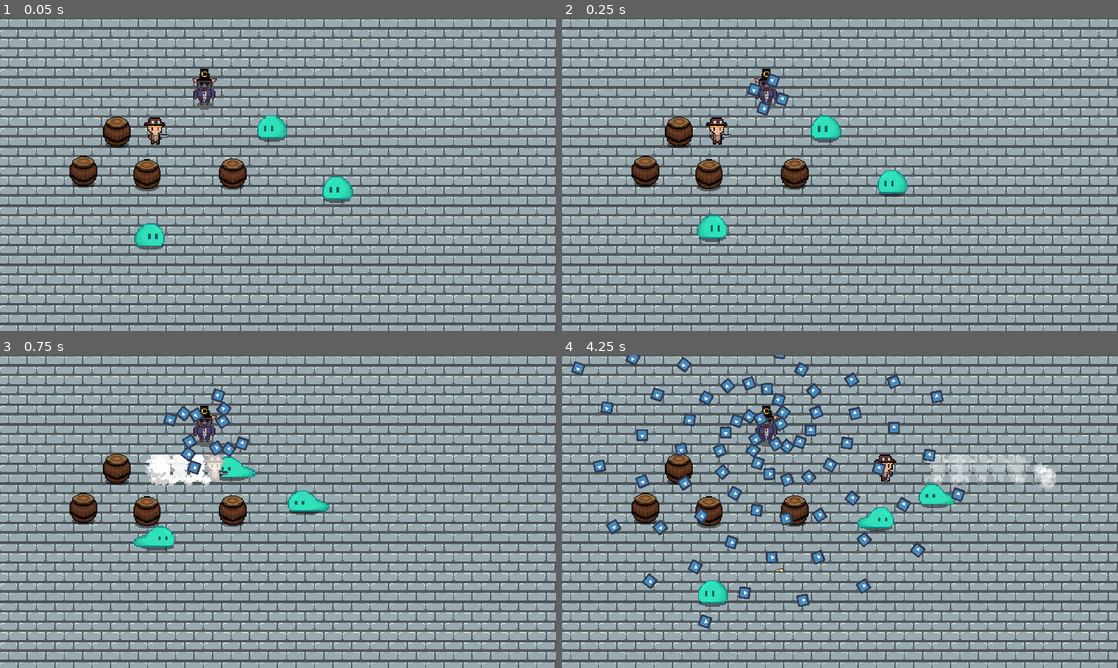
Above: before the commit, frames 1-4 (two rows, left to right).
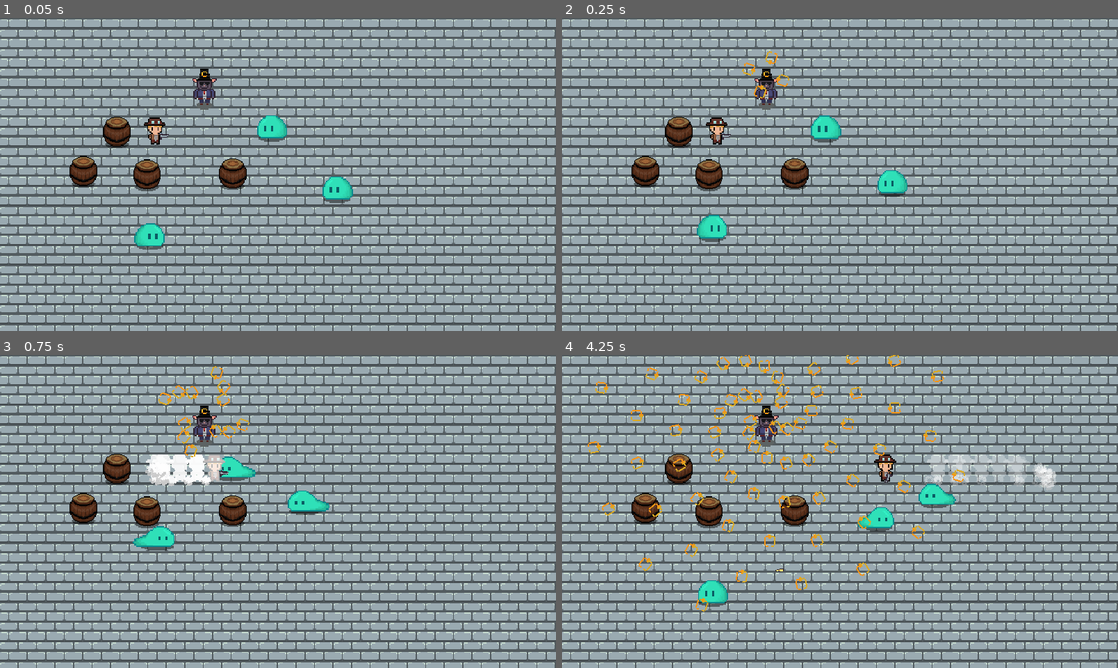
Above: after the commit, the same moments.

Repository: WAIWAI-PARTY/Life-after-people
Game: Godot game, scene res://World.tscn
Same seed, same stepped clock (60 frames per second), same inputs: the game is played once before the commit and once after it. The engine's default icon, where the game draws it, is replaced by a stand-in: a white triangle on a blue panel in a dark square.
Inputs (mouse positions are in pixels of both pictures, inside the frame that each line leads up to):
- Up to frame 1 (0.05 s): no input
- Up to frame 2 (0.25 s): no input
- Up to frame 3 (0.75 s): move the mouse to (400, 495) at 0.52 s; hold D (ui_right) from 0.53 s (still down); tap Shift (dash) at 0.6 s
- Up to frame 4 (4.25 s): move the mouse to (728, 527) at 1.27 s; release D (ui_right) at 1.28 s; hold S (ui_down) 1.28-2.03 s; click (728, 527) at 1.35 s; move the mouse to (895, 442) at 2.02 s; hold D (ui_right) 2.03-2.78 s; tap Shift (dash) at 2.1, 3.6 s; move the mouse to (812, 574) at 2.77 s; hold W (ui_up) 2.78-3.53 s; click (812, 574) at 2.85 s; move the mouse to (1006, 558) at 3.52 s; hold A (ui_left) from 3.53 s (still down)

Frame 1 is identical in both runs. In frame 2, 0.4% of the frame differs, in the area x 32-41%, y 10-32%; in frame 3, 1.2%; in frame 4, 6.8%, in the area x 1-73%, y 0-88%.

Commit message:
mrcbullet

Diff:
--- a/Enemy/EnemyBullet.tscn
+++ b/Enemy/EnemyBullet.tscn
@@ -1,14 +1,15 @@
 [gd_scene load_steps=3 format=2]
 
 [ext_resource path="res://EnemyBullet.gd" type="Script" id=1]
-[ext_resource path="res://icon.png" type="Texture" id=2]
+[ext_resource path="res://imports/MrCBullet.png" type="Texture" id=2]
 
 [node name="EnemyBullet" type="Node2D"]
 scale = Vector2( 0.4, 0.4 )
 script = ExtResource( 1 )
 
 [node name="Sprite" type="Sprite" parent="."]
-scale = Vector2( 0.4, 0.4 )
+position = Vector2( 7.5, 0 )
+scale = Vector2( 3, 3 )
 texture = ExtResource( 2 )
 
 [node name="KillTimer" type="Timer" parent="."]
--- a/Enemy/MrC.tscn
+++ b/Enemy/MrC.tscn
@@ -13,5 +13,6 @@
 [node name="ShootTimer" type="Timer" parent="."]
 
 [node name="Rotater" type="Node2D" parent="."]
+position = Vector2( -2, -17 )
 
 [connection signal="timeout" from="ShootTimer" to="." method="_on_ShootTimer_timeout"]
Binary file added: imports/MrCBullet.png
Not shown, added: imports/MrCBullet.png.import
